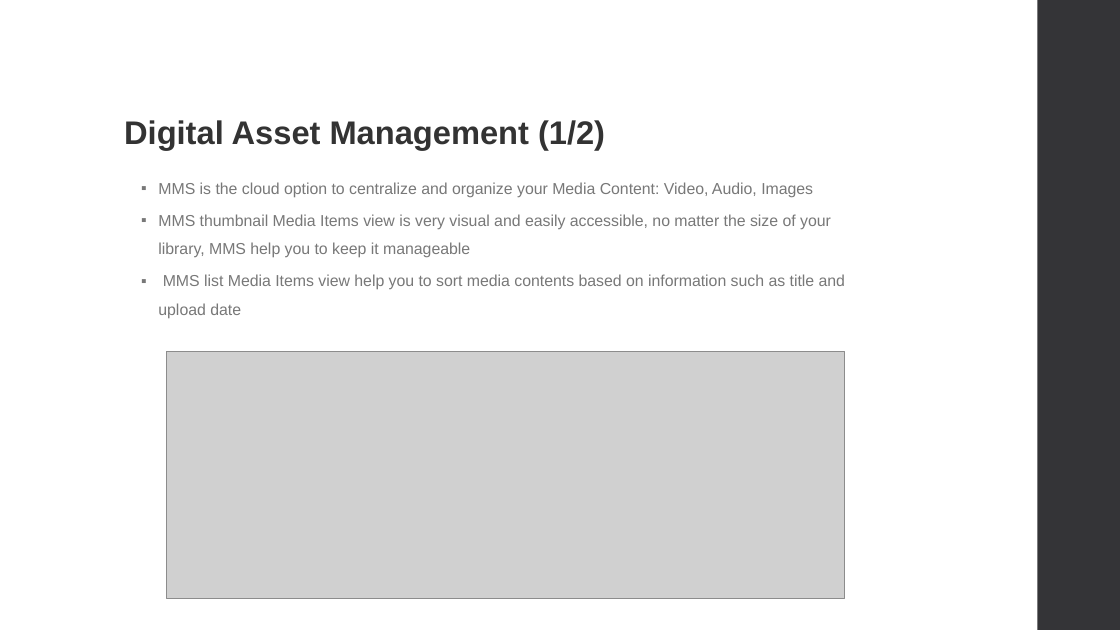
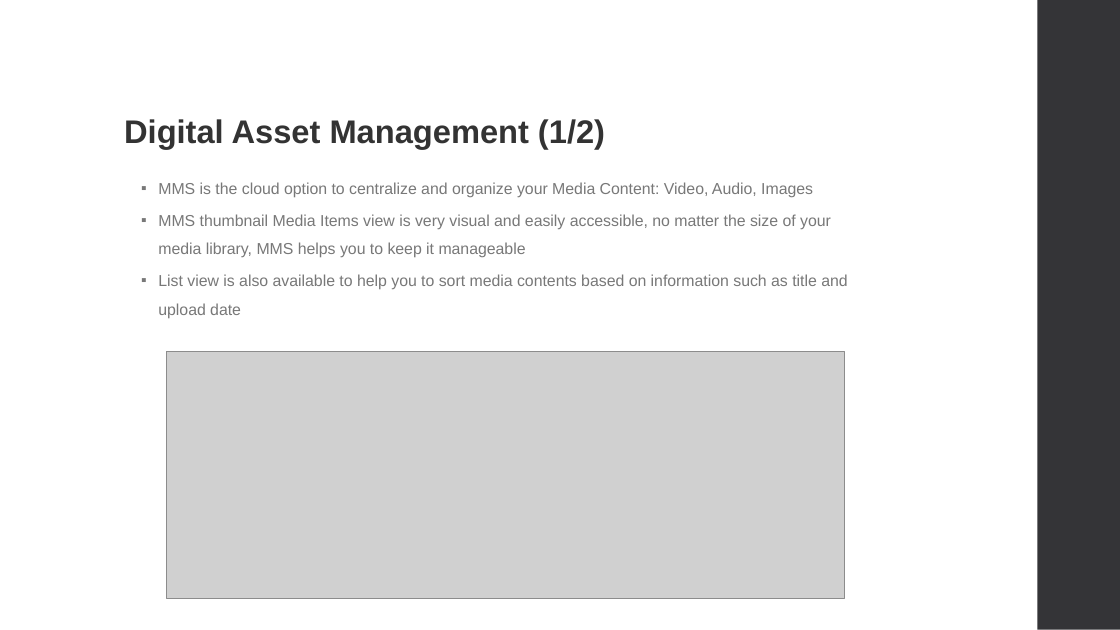
Before and after one commit to giulianoc/CatraMMS, a slide deck: slide 3 of docs/MediaManagementSystem-v.4.pptx. Drawn at 1120x630 pixels with LibreOffice and Linux fonts; fonts in the diff are those of the drawing; grey boxes stand for pictures. Boxes give left, top, right and bottom in pixels: in the first picture for what was removed or moved away, otherwise in the second. Text is boxed around its words. In the diff, an @@ line names an element or a change of style, - is before the commit and + after.

```diff
--- a/docs/MediaManagementSystem-v.4.pptx
+++ b/docs/MediaManagementSystem-v.4.pptx
@@ text at bbox=[158, 214, 847, 318]: text changed @@
-        ▪ MMS thumbnail Media Items view is very visual and easily accessible, no matter the size of your library, MMS help you to keep it manageable
-        ▪ MMS list Media Items view help you to sort media contents based on information such as title and upload date
+        ▪ MMS thumbnail Media Items view is very visual and easily accessible, no matter the size of your media library, MMS helps you to keep it manageable
+        ▪ List view is also available to help you to sort media contents based on information such as title and upload date
```
Also in this commit, not shown: 4 other slides changed, 3 other files.
